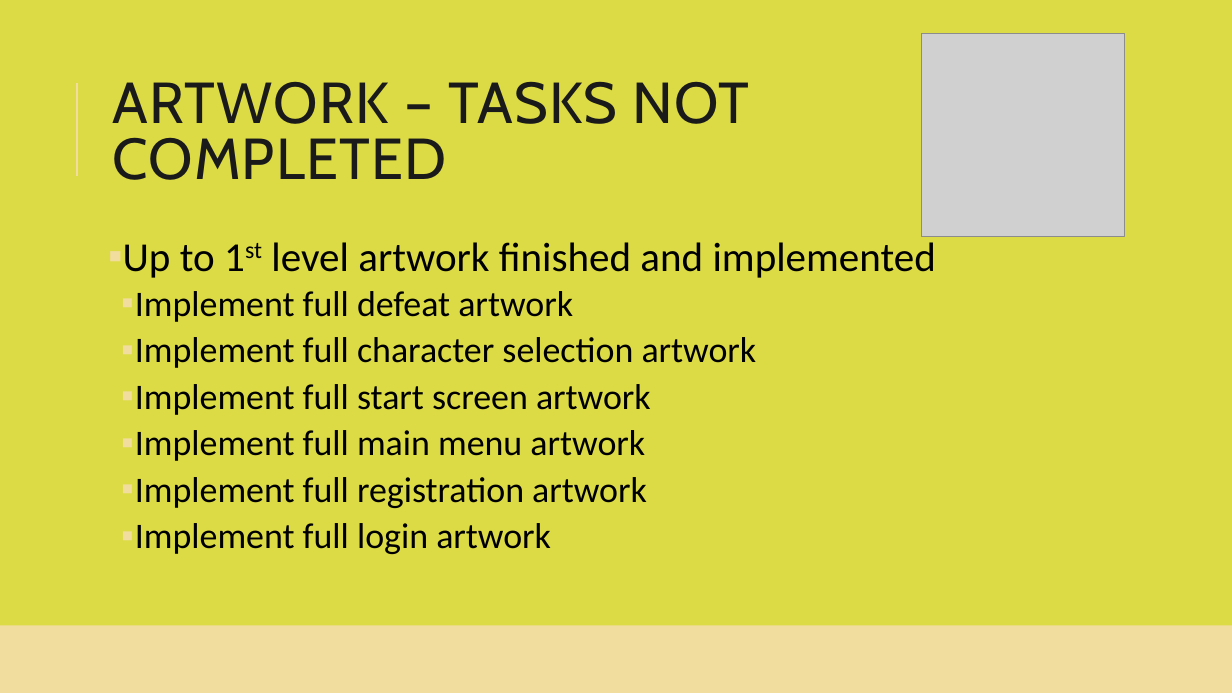
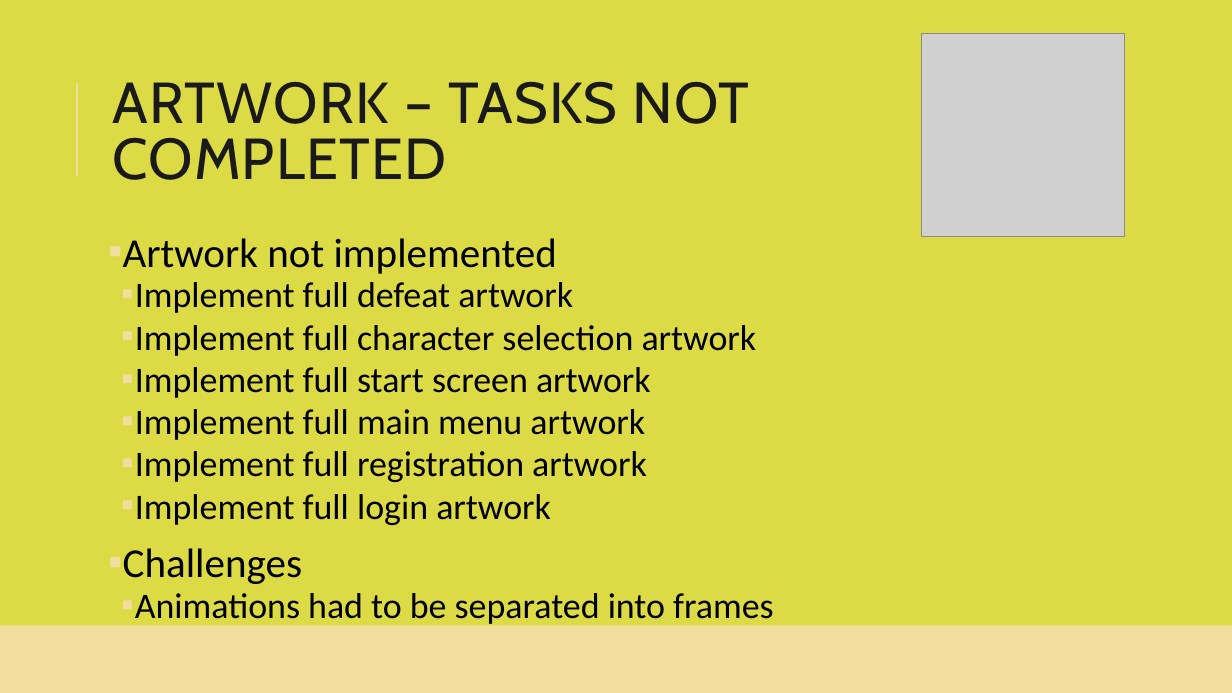
Before and after one commit to smiyaoka/forkPotatoDOC, a slide deck: slide 5 of ForkandPotatoSprint1.pptx. Drawn at 1232x693 pixels with LibreOffice and Linux fonts; fonts in the diff are those of the drawing; grey boxes stand for pictures. Boxes give left, top, right and bottom in pixels: in the first picture for what was removed or moved away, otherwise in the second. Text is boxed around its words. In the diff, an @@ line names an element or a change of style, - is before the commit and + after.

```diff
--- a/ForkandPotatoSprint1.pptx
+++ b/ForkandPotatoSprint1.pptx
@@ text at box(123, 238, 557, 274): text changed @@
-▪ Up to 1st level artwork finished and implemented
+▪ Artwork not implemented
@@ text at box(135, 282, 757, 525): line spacing 0.9 to 0.8 @@
@@ text at box(123, 548, 774, 627): paragraphs added @@
+▪ Challenges
+  ▪ Animations had to be separated into frames
```
Also in this commit, not shown: 6 other slides changed.
